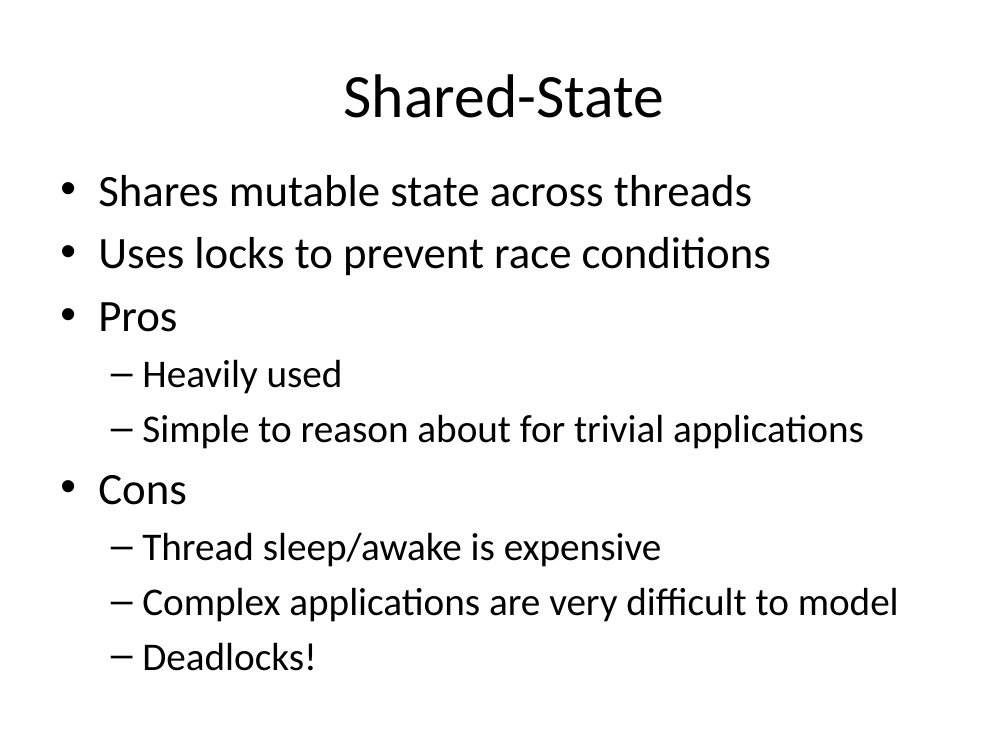
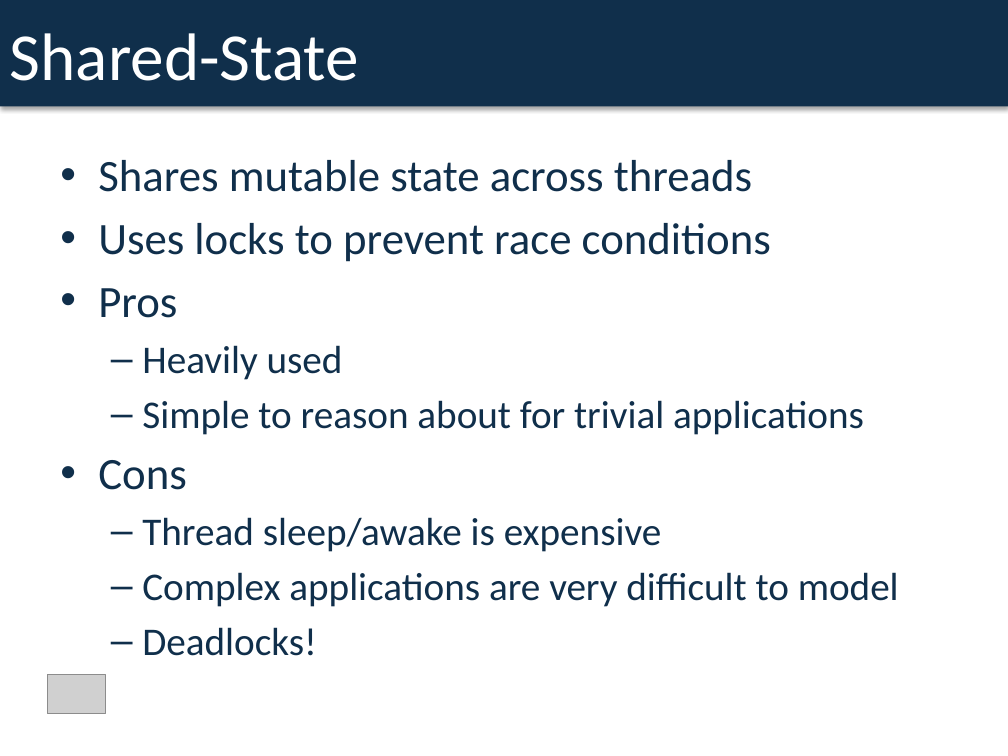
Before and after one commit to dspeele/react-vs-shared-state-inventory, a slide deck: slide 6 of React Vs Shared State Deck.pptx. Drawn at 1008x756 pixels with LibreOffice and Linux fonts; fonts in the diff are those of the drawing; grey boxes stand for pictures. Boxes give left, top, right and bottom in pixels: in the first picture for what was removed or moved away, otherwise in the second. Text is boxed around its words. In the diff, an @@ line names an element or a change of style, - is before the commit and + after.

```diff
--- a/React Vs Shared State Deck.pptx
+++ b/React Vs Shared State Deck.pptx
@@ rectangle "Shared-State" resized from (x1=344, y1=74, x2=664, y2=118) to (x1=0, y1=0, x2=1008, y2=106) @@
@@ rectangle "Shared-State" at (x1=0, y1=0, x2=1008, y2=106): size 44 to 48 pt, text colour #000000 to #FFFFFF; alignment centre to left; fill none to #102F4B; shadow on @@
@@ text "Shares mutable state across threads" moved from (x1=98, y1=175, x2=899, y2=671) to (x1=98, y1=160, x2=899, y2=656) @@
@@ text "Shares mutable state across threads" at (x1=98, y1=160, x2=899, y2=656): text colour #000000 to #102F4B @@
@@ picture added at (x1=47, y1=674, x2=106, y2=714) @@
```
Also in this commit, not shown: 11 other slides changed, 2 slides added, 3 slides removed.
